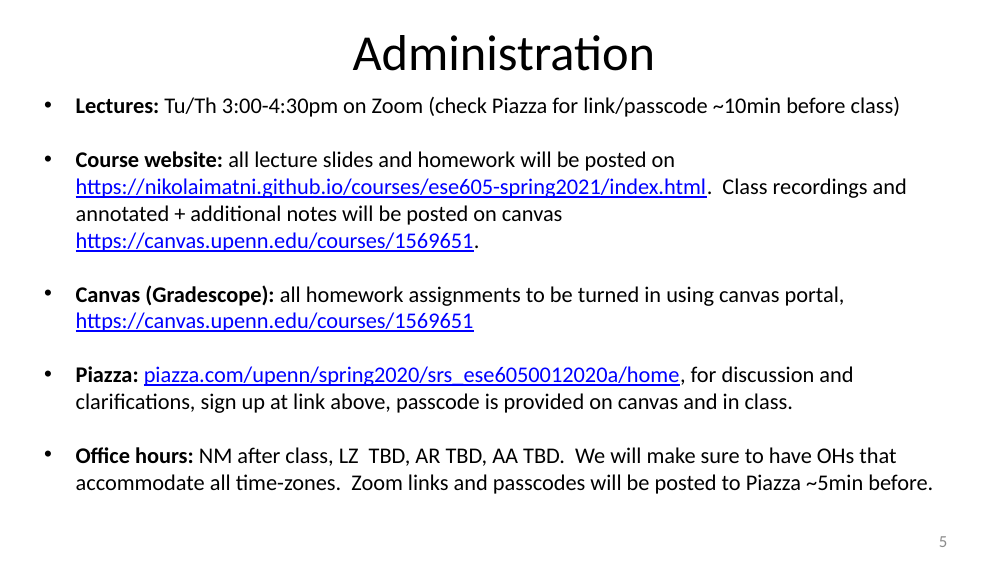
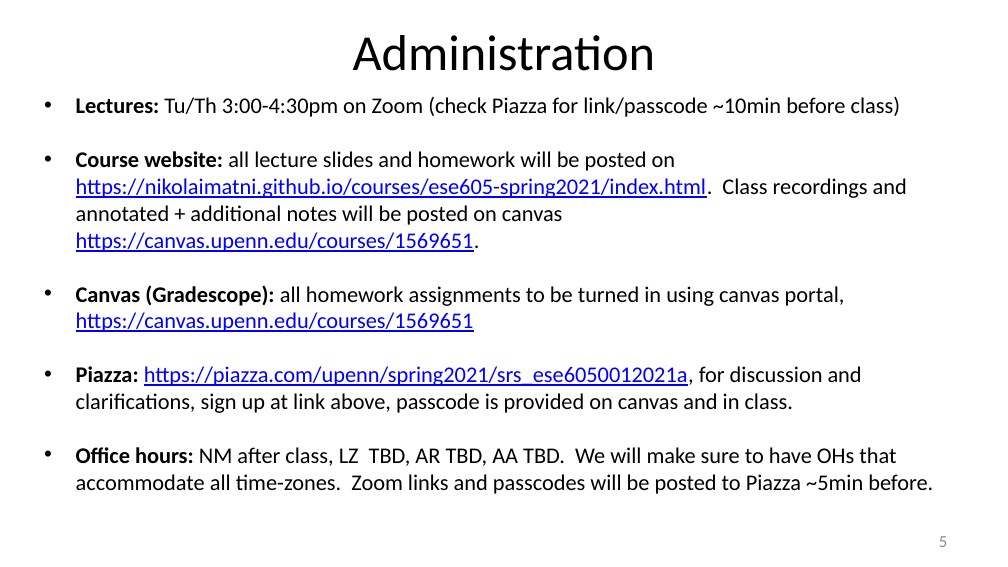
Before and after one commit to nikolaimatni/nikolaimatni.github.io, a slide deck: slide 6 of courses/ese605-spring2021/lecture-slides/logistics.pptx. Drawn at 1008x567 pixels with LibreOffice and Linux fonts; fonts in the diff are those of the drawing. Boxes give left, top, right and bottom in pixels: in the first picture for what was removed or moved away, otherwise in the second. Text is boxed around its words. In the diff, an @@ line names an element or a change of style, - is before the commit and + after.

```diff
--- a/courses/ese605-spring2021/lecture-slides/logistics.pptx
+++ b/courses/ese605-spring2021/lecture-slides/logistics.pptx
@@ text at box(76, 366, 862, 413): text changed @@
-• Piazza: piazza.com/upenn/spring2020/srs_ese6050012020a/home, for discussion and clarifications, sign up at link above, passcode is provided on canvas and in class.
+• Piazza: https://piazza.com/upenn/spring2021/srs_ese6050012021a, for discussion and clarifications, sign up at link above, passcode is provided on canvas and in class.
```
